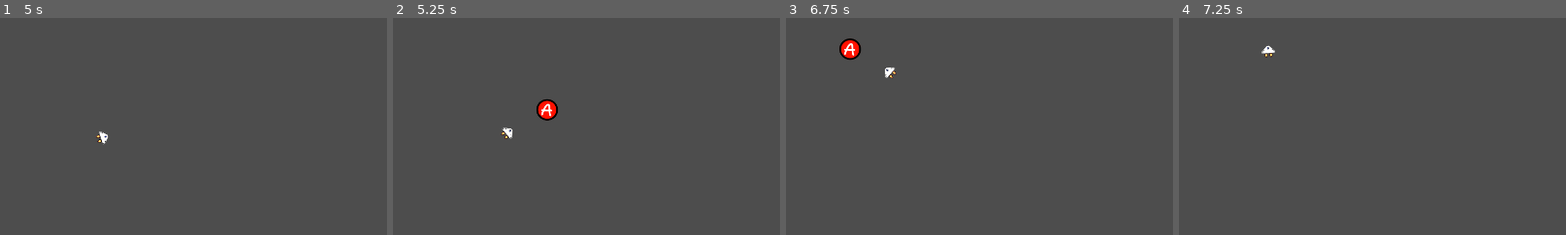
Above: before the commit, frames 1-4 (left to right).
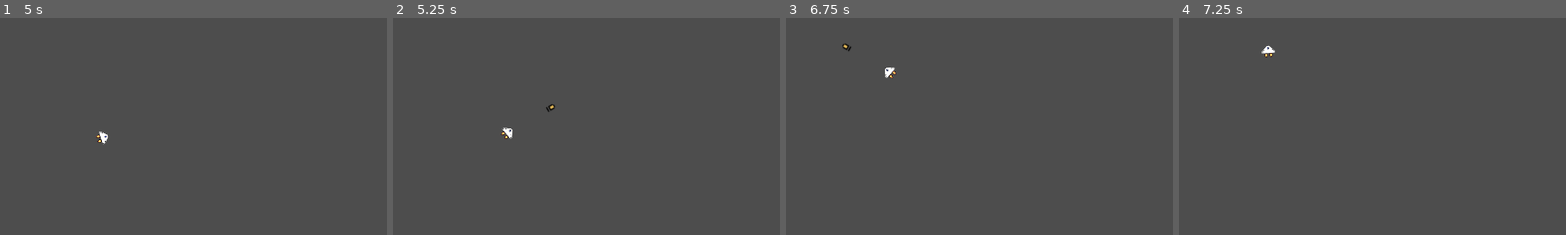
Above: after the commit, the same moments.

Repository: MrJman006/PvPlanes
Game: Godot game, scene res://scenes/start_menu.tscn
The game is run twice, just before and just after one commit, with the same random seed, the same clock (stepped at 60 frames per second) and the same inputs.
Inputs (mouse positions are % of the whole screen's width and height, from its top left):
- Up to frame 1 (5 s): click (48, 75) at 0.5 s; tap Enter (kb_enter) at 1.25, 1.35, 2.75, 2.85, 4.35 s; move the mouse to (72, 45) at 1.27 s; hold Right (ui_right) 1.28-2.03 s; tap Space (kb_space) at 2, 2.1, 3.5, 3.6 s; move the mouse to (30, 55) at 2.02 s; hold Left (ui_left) 2.03-2.78 s; move the mouse to (60, 28) at 2.77 s; hold Right (ui_right) 2.78-4.28 s; move the mouse to (45, 70) at 3.52 s; move the mouse to (80, 65) at 4.27 s; hold Left (ui_left) from 4.28 s (still down)
- Up to frame 2 (5.25 s): keep holding Left (ui_left); tap Enter (kb_enter) at 5 s; move the mouse to (20, 35) at 5.02 s; tap Space (kb_space) at 5.1 s
- Up to frame 3 (6.75 s): move the mouse to (55, 50) at 5.77 s; tap Enter (kb_enter) at 5.85 s; move the mouse to (35, 25) at 6.52 s; release Left (ui_left) at 6.53 s; hold Right (ui_right) from 6.53 s (still down); tap Space (kb_space) at 6.6 s
- Up to frame 4 (7.25 s): keep holding Right (ui_right)
The pictures show only the part of the screen within x 20-69%, y 0-50%; the shares and areas given below are measured in that part.

Frame 1 is identical in both runs. In frame 2, 0.4% of the frame differs, in the area x 37-43%, y 37-48%; in frame 3, 0.4%, in the area x 13-20%, y 9-20%; in frame 4, nothing differs.

Commit message:
Added upgrade stratgies

Diff:
--- a/project.godot
+++ b/project.godot
@@ -10,7 +10,7 @@
 
 [application]
 
-config/name="New Game Project"
+config/name="PvPlanes"
 run/main_scene="uid://csocquicgi2cs"
 config/features=PackedStringArray("4.4", "GL Compatibility")
 
--- /dev/null
+++ b/resources/strategies/Damage.tres
@@ -0,0 +1,12 @@
+[gd_resource type="Resource" script_class="DamageUpgradeStrategy" load_steps=3 format=3 uid="uid://do27kq3uuxvi4"]
+
+[ext_resource type="Script" uid="uid://dd81q3rxtr655" path="res://scripts/UpgradesStrategies/DamageUpgradeStrategy.gd" id="1_5x11e"]
+[ext_resource type="Texture2D" uid="uid://crnaftvqmjj1d" path="res://assests/Damage_Upgrade.png" id="2_6iklk"]
+
+[resource]
+script = ExtResource("1_5x11e")
+damage_increase = 5
+texture = ExtResource("2_6iklk")
+upgrade_text = "Damage"
+isPlayerUpgrade = false
+metadata/_custom_type_script = "uid://dd81q3rxtr655"
--- /dev/null
+++ b/resources/strategies/FireRate.tres
@@ -0,0 +1,12 @@
+[gd_resource type="Resource" script_class="FirerateUpgradeStrategy" load_steps=3 format=3 uid="uid://0d0r667hcnnm"]
+
+[ext_resource type="Script" uid="uid://25w3q5rjgytn" path="res://scripts/UpgradesStrategies/FirerateUpgradeStrategy.gd" id="1_ijohe"]
+[ext_resource type="Texture2D" uid="uid://du5tsryu3pip2" path="res://assests/Fire_Rate_Upgrade.png" id="2_f6dlt"]
+
+[resource]
+script = ExtResource("1_ijohe")
+fire_rate_modifier = 2
+texture = ExtResource("2_f6dlt")
+upgrade_text = "FireRate"
+isPlayerUpgrade = true
+metadata/_custom_type_script = "uid://25w3q5rjgytn"
--- /dev/null
+++ b/resources/strategies/Health.tres
@@ -0,0 +1,12 @@
+[gd_resource type="Resource" script_class="HealthUpgradeStrategy" load_steps=3 format=3 uid="uid://p47i5lcvfb6i"]
+
+[ext_resource type="Script" uid="uid://bape0gbqwrffh" path="res://scripts/UpgradesStrategies/HealthUpgradeStrategy.gd" id="1_cnkks"]
+[ext_resource type="Texture2D" uid="uid://cglqhdwjt372s" path="res://assests/Health_Upgrade.png" id="2_l5avk"]
+
+[resource]
+script = ExtResource("1_cnkks")
+health_value = 0.5
+texture = ExtResource("2_l5avk")
+upgrade_text = "Health"
+isPlayerUpgrade = true
+metadata/_custom_type_script = "uid://bape0gbqwrffh"
--- /dev/null
+++ b/resources/strategies/Range.tres
@@ -0,0 +1,12 @@
+[gd_resource type="Resource" script_class="RangeUpgradeStrategy" load_steps=3 format=3 uid="uid://bxjjfh8wy2c5i"]
+
+[ext_resource type="Script" uid="uid://bkxsminoxd8la" path="res://scripts/UpgradesStrategies/RangeUpgradeStrategy.gd" id="1_c6cuu"]
+[ext_resource type="Texture2D" uid="uid://cdspsl6uifbmw" path="res://assests/Generic_Upgrade.png" id="2_kvy1c"]
+
+[resource]
+script = ExtResource("1_c6cuu")
+range_increase = 5
+texture = ExtResource("2_kvy1c")
+upgrade_text = "Range Upgrade"
+isPlayerUpgrade = false
+metadata/_custom_type_script = "uid://bkxsminoxd8la"
--- /dev/null
+++ b/resources/strategies/Shield.tres
@@ -0,0 +1,12 @@
+[gd_resource type="Resource" script_class="ShieldUpgradeStrategy" load_steps=3 format=3 uid="uid://rncee2tk0bju"]
+
+[ext_resource type="Script" uid="uid://ds1wqws72i1g2" path="res://scripts/UpgradesStrategies/ShieldUpgradeStrategy.gd" id="1_32dy5"]
+[ext_resource type="Texture2D" uid="uid://d1e7ubdbjbrj4" path="res://assests/Shield_Upgrade.png" id="2_5y3mq"]
+
+[resource]
+script = ExtResource("1_32dy5")
+shield_value = 25
+texture = ExtResource("2_5y3mq")
+upgrade_text = "Shield"
+isPlayerUpgrade = true
+metadata/_custom_type_script = "uid://ds1wqws72i1g2"
--- a/scenes/Bullet.tscn
+++ b/scenes/Bullet.tscn
@@ -1,7 +1,7 @@
 [gd_scene load_steps=4 format=3 uid="uid://qfxptdf5pkh0"]
 
 [ext_resource type="Script" uid="uid://bgr6e33qf1g5e" path="res://scripts/Bullet.gd" id="1_p1sfj"]
-[ext_resource type="Texture2D" uid="uid://c6xc1sskqvruq" path="res://imgs/menu/RedButton.png" id="2_p1sfj"]
+[ext_resource type="Texture2D" uid="uid://dx85s7absbrtj" path="res://assests/Porjectile.png" id="2_p1sfj"]
 
 [sub_resource type="CircleShape2D" id="CircleShape2D_kdm4f"]
 radius = 30.9919
@@ -12,8 +12,11 @@
 max_lifetime = 1.0
 
 [node name="Sprite2D" type="Sprite2D" parent="."]
-scale = Vector2(0.4, 0.4)
+rotation = 1.5708
+scale = Vector2(3.10937, 3)
 texture = ExtResource("2_p1sfj")
 
 [node name="Collider" type="CollisionShape2D" parent="."]
+position = Vector2(9, 0)
+scale = Vector2(0.35, 0.35)
 shape = SubResource("CircleShape2D_kdm4f")
--- /dev/null
+++ b/scenes/GameManger.tscn
@@ -0,0 +1,6 @@
+[gd_scene load_steps=2 format=3 uid="uid://dh5x50r2quvdw"]
+
+[ext_resource type="Script" uid="uid://c1hq0oeuie4n3" path="res://scripts/game_manger.gd" id="1_aj542"]
+
+[node name="GameManger" type="Node2D"]
+script = ExtResource("1_aj542")
--- a/scenes/GameScene.tscn
+++ b/scenes/GameScene.tscn
@@ -1,6 +1,9 @@
-[gd_scene load_steps=2 format=3 uid="uid://ch4ror07qtcih"]
+[gd_scene load_steps=3 format=3 uid="uid://ch4ror07qtcih"]
 
 [ext_resource type="Script" uid="uid://djflllwa6vghn" path="res://scripts/GameScene.gd" id="1_xy3my"]
+[ext_resource type="PackedScene" uid="uid://dh5x50r2quvdw" path="res://scenes/GameManger.tscn" id="8_vijgj"]
 
 [node name="World" type="Node2D"]
 script = ExtResource("1_xy3my")
+
+[node name="GameManger" parent="." instance=ExtResource("8_vijgj")]
--- a/scenes/Player.tscn
+++ b/scenes/Player.tscn
@@ -1,7 +1,7 @@
 [gd_scene load_steps=8 format=3 uid="uid://b8m50qfvlfcv0"]
 
 [ext_resource type="Script" uid="uid://cbkaybjpkmvkv" path="res://scripts/Player.gd" id="1_3li8b"]
-[ext_resource type="Texture2D" uid="uid://bjk14gkq5u60m" path="res://imgs/Plane.png" id="2_mdl7e"]
+[ext_resource type="Texture2D" uid="uid://bukwiqp4wbuta" path="res://assests/Plane.png" id="2_3li8b"]
 [ext_resource type="Texture2D" uid="uid://d03koajfsxkc" path="res://imgs/Thrust.png" id="3_qu4a1"]
 
 [sub_resource type="RectangleShape2D" id="RectangleShape2D_3li8b"]
@@ -43,7 +43,7 @@
 [node name="BodySprite" type="Sprite2D" parent="SpriteBoundingBox"]
 position = Vector2(11.5, 0)
 rotation = 1.5708
-texture = ExtResource("2_mdl7e")
+texture = ExtResource("2_3li8b")
 
 [node name="LeftThrusterSprite" type="AnimatedSprite2D" parent="SpriteBoundingBox"]
 position = Vector2(-21.5, -6)
--- /dev/null
+++ b/scenes/upgrade.tscn
@@ -0,0 +1,19 @@
+[gd_scene load_steps=3 format=3 uid="uid://c7gij6rbhmdp3"]
+
+[ext_resource type="Script" uid="uid://cwin6b1eq8fwy" path="res://scripts/Upgrade.gd" id="1_xsw34"]
+
+[sub_resource type="CircleShape2D" id="CircleShape2D_xsw34"]
+
+[node name="Upgrade" type="Area2D" node_paths=PackedStringArray("upgrade_label", "sprite")]
+script = ExtResource("1_xsw34")
+upgrade_label = NodePath("UpgradeLabel")
+sprite = NodePath("Sprite2D")
+
+[node name="CollisionShape2D" type="CollisionShape2D" parent="."]
+shape = SubResource("CircleShape2D_xsw34")
+
+[node name="Sprite2D" type="Sprite2D" parent="."]
+
+[node name="UpgradeLabel" type="Label" parent="."]
+offset_right = 40.0
+offset_bottom = 23.0
--- a/scripts/Bullet.gd
+++ b/scripts/Bullet.gd
@@ -5,7 +5,7 @@
 ####
 
 extends Area2D
-#class_name Bullet
+class_name Bullet
 
 @export var speed: float = 10.0 # pixels/sec
 @export var max_lifetime: float = 2.0 # seconds
@@ -15,9 +15,11 @@
 var _lifetime: float = 0.0
 var _shooter_id: int = -1
 
-func fire(position: Vector2, rotation: float, shooter_id: int = -1, speed_override: float = -1.0):
+func fire(position: Vector2, target_rotation: float, shooter_id: int = -1, speed_override: float = -1.0):
 	global_position = position
+	rotation = target_rotation
 	var direction = Vector2.RIGHT.rotated(rotation)
+
 	_velocity = direction * (speed if speed_override == -1 else speed_override)
 	_lifetime = 0.0
 	_shooter_id = shooter_id
--- a/scripts/Player.gd
+++ b/scripts/Player.gd
@@ -2,6 +2,9 @@
 class_name Player
 
 var bullet_scene: PackedScene = preload("res://scenes/Bullet.tscn")
+
+var bullet_upgrades : Array[BaseUpgradeStrategy] = []
+var player_upgrades : Array[BaseUpgradeStrategy] = []
 
 # What device id to listen to (default 0 = keyboard)
 @export var device_id: int = 0
@@ -35,6 +38,12 @@
 	gun_cooldown_timer.one_shot = true
 	add_child(gun_cooldown_timer)
 
+# applies player upgrades to the player
+func _process(delta: float) -> void:
+	for upgrade in player_upgrades:
+		upgrade.apply_upgrade_to_player(self)
+	player_upgrades.clear()
+
 # Process physics
 func _physics_process(delta: float) -> void:
 	handle_movement(delta)
@@ -45,6 +54,10 @@
 	if Input.is_action_pressed("ui_primary_fire", device_id) and gun_cooldown_timer.is_stopped(): # Enter / Space
 		var bullet = bullet_scene.instantiate()
 		get_tree().current_scene.add_child(bullet)
+
+		for upgrade in bullet_upgrades:
+			upgrade.apply_upgrade_to_projectile(bullet)
+
 		bullet.fire(global_position, rotation, get_instance_id())
 		bullet.show()
 		gun_cooldown_timer.start(fire_rate * fire_rate_modifier)
--- /dev/null
+++ b/scripts/Upgrade.gd
@@ -0,0 +1,31 @@
+@tool
+extends Area2D
+
+@export var upgrade_label : Label
+@export var sprite : Sprite2D
+@export var upgrade_strategy : BaseUpgradeStrategy:
+	set(val):
+		upgrade_strategy = val
+		needs_update = true
+
+@export var needs_update := false
+
+func _ready() -> void:
+	body_entered.connect(on_body_entered)
+	sprite.texture = upgrade_strategy.texture
+	upgrade_label.text = upgrade_strategy.upgrade_text
+
+func _process(delta: float) -> void:
+	if Engine.is_editor_hint():
+		if needs_update:
+			sprite.texture = upgrade_strategy.texture
+			upgrade_label.text = upgrade_strategy.upgrade_text
+			needs_update = false
+
+func on_body_entered(body: PhysicsBody2D):
+	if body is Player:
+		if upgrade_strategy.isPlayerUpgrade:
+			body.player_upgrades.append(upgrade_strategy)
+		elif not upgrade_strategy.isPlayerUpgrade:
+			body.bullet_upgrades.append(upgrade_strategy)
+		queue_free()
--- /dev/null
+++ b/scripts/UpgradesStrategies/BaseUpgradeStrategy.gd
@@ -0,0 +1,13 @@
+class_name BaseUpgradeStrategy
+extends Resource
+
+# Sprite varabile
+@export var texture : Texture2D = preload("res://assests/Generic_Upgrade.png")
+@export var upgrade_text : String = "Upgrade"
+@export var isPlayerUpgrade : bool = false
+
+func apply_upgrade_to_player(player: Player):
+	pass
+
+func apply_upgrade_to_projectile(bullet: Bullet):
+	pass
--- /dev/null
+++ b/scripts/UpgradesStrategies/DamageUpgradeStrategy.gd
@@ -0,0 +1,10 @@
+class_name DamageUpgradeStrategy
+extends BaseUpgradeStrategy
+
+@export var damage_increase := 5
+
+func _ready() -> void:
+	isPlayerUpgrade = false;
+
+func apply_upgrade_to_projectile(bullet: Bullet):
+	bullet.damage += damage_increase
--- /dev/null
+++ b/scripts/UpgradesStrategies/FirerateUpgradeStrategy.gd
@@ -0,0 +1,13 @@
+class_name FirerateUpgradeStrategy
+extends BaseUpgradeStrategy
+
+@export var fire_rate_modifier := 2
+
+func _ready() -> void:
+	isPlayerUpgrade = true;
+
+func apply_upgrade_to_player(player: Player):
+	player.fire_rate_modifier /= fire_rate_modifier
+
+func apply_upgrade_to_projectile(bullet: Bullet):
+	pass
--- /dev/null
+++ b/scripts/UpgradesStrategies/HealthUpgradeStrategy.gd
@@ -0,0 +1,13 @@
+class_name HealthUpgradeStrategy
+extends BaseUpgradeStrategy
+
+@export var health_value := .5
+
+func _ready() -> void:
+	isPlayerUpgrade = true;
+
+func apply_upgrade_to_player(player: Player):
+	player.add_health(floor(player.max_health * health_value))
+
+func apply_upgrade_to_projectile(bullet: Bullet):
+	pass
--- /dev/null
+++ b/scripts/UpgradesStrategies/RangeUpgradeStrategy.gd
@@ -0,0 +1,10 @@
+class_name RangeUpgradeStrategy
+extends BaseUpgradeStrategy
+
+@export var range_increase := 5
+
+func _ready() -> void:
+	isPlayerUpgrade = false;
+
+func apply_upgrade_to_projectile(bullet: Bullet):
+	bullet.max_lifetime += range_increase
--- /dev/null
+++ b/scripts/UpgradesStrategies/ShieldUpgradeStrategy.gd
@@ -0,0 +1,13 @@
+class_name ShieldUpgradeStrategy
+extends BaseUpgradeStrategy
+
+@export var shield_value := 25
+
+func _ready() -> void:
+	isPlayerUpgrade = true;
+
+func apply_upgrade_to_player(player: Player):
+	player.add_shield(shield_value)
+
+func apply_upgrade_to_projectile(bullet: Bullet):
+	pass
--- /dev/null
+++ b/scripts/game_manger.gd
@@ -0,0 +1,40 @@
+extends Node2D
+@export var upgrade_scene = preload("res://scenes/upgrade.tscn")
+@export var max_upgrade_count = 5
+
+var current_upgrade_count = 0
+
+var upgrades : Array[BaseUpgradeStrategy] = [
+	preload("res://resources/strategies/Damage.tres"),
+	preload("res://resources/strategies/FireRate.tres"),
+	preload("res://resources/strategies/Health.tres"),
+	preload("res://resources/strategies/Range.tres"),
+	preload("res://resources/strategies/Shield.tres")
+	]
+
+func _ready() -> void:
+	randomize()
+	start_spawn_timer()
+
+func start_spawn_timer():
+	var wait_time = randf_range(10, 25)
+	var timer = get_tree().create_timer(wait_time)
+	timer.timeout.connect(spawn_node)
+
+func spawn_node() -> void:
+	if max_upgrade_count > current_upgrade_count:
+		var upgrade_type = randi_range(0,4)
+		var new_upgrade = upgrade_scene.instantiate()
+		new_upgrade.upgrade_strategy = upgrades[upgrade_type]
+
+		var x = randf_range(0, get_viewport_rect().size.x)
+		var y = randf_range(0, get_viewport_rect().size.y)
+
+		new_upgrade.position = Vector2(x,y)
+		new_upgrade.tree_exited.connect(func():
+			current_upgrade_count -= 1
+		)
+
+		add_child(new_upgrade)
+		current_upgrade_count += 1
+	start_spawn_timer()
Binary file added: Assests/Damage_Upgrade.png
Not shown, added: Assests/Damage_Upgrade.png.import
Binary file added: Assests/Fire_Rate_Upgrade.png
Not shown, added: Assests/Fire_Rate_Upgrade.png.import
Binary file added: Assests/Health_Upgrade.png
Not shown, added: Assests/Health_Upgrade.png.import
Binary file added: Assests/Missile.png
Not shown, added: Assests/Missile.png.import
Binary file added: Assests/Plane.png
Not shown, added: Assests/Plane.png.import
Binary file added: Assests/Porjectile.png
Not shown, added: Assests/Porjectile.png.import
(and 34 more such lines)
